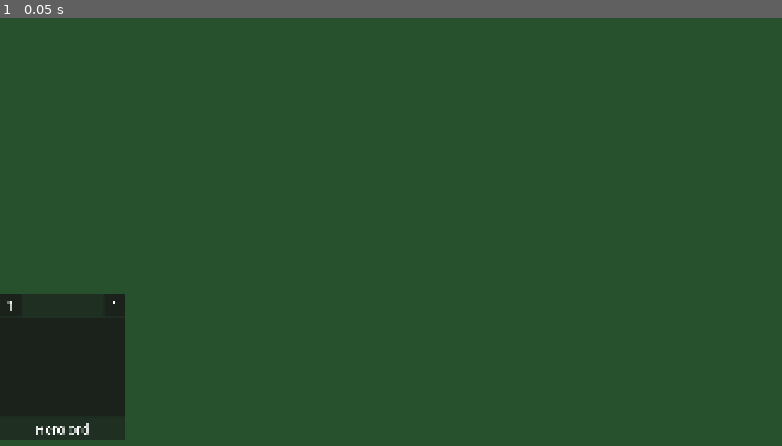
Above: before the commit, frame 1.
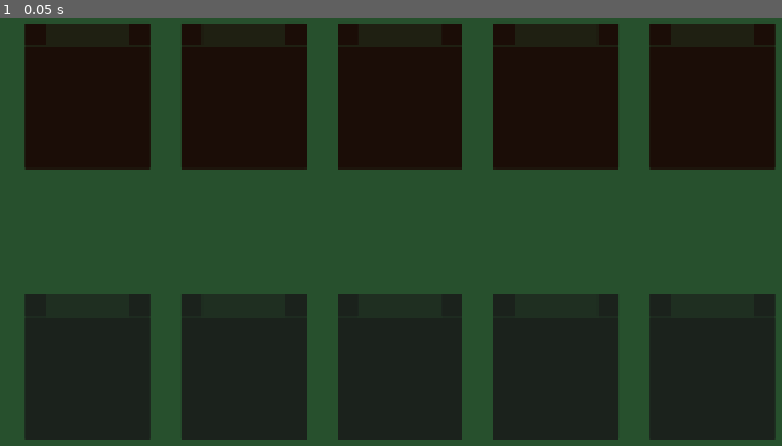
Above: after the commit, the same moment.

Repository: Castorfiber92/spelprojekt_jfk
Game: Godot game, scene res://Scenes/main.tscn
Two runs of this game, one before a commit and one after it. Both use one fixed random seed, a clock stepped at 60 frames per second and the inputs below.
Inputs:
- Up to frame 1 (0.05 s): no input

The runs differ from the first frame. In frame 1, 52% of the frame differs, in the area x 0-100%, y 1-99%.
Error after the commit: Invalid assignment of property or key 'visible' with value of type 'bool' on a base object of type 'Nil'. (res://Scenes/HeroSlot.gd:27)

Commit message:
Project version update, UI-work, Combat-manager
Updated project to 4.6 and continued working on UI and created a combat manager and made initial progress on that.

Diff:
--- a/Scenes/BaseUI.tscn
+++ /dev/null
@@ -1,70 +0,0 @@
-[gd_scene load_steps=2 format=3 uid="uid://4o0e327hk6p2"]
-
-[ext_resource type="Script" uid="uid://ca3k3itdo55gm" path="res://Scenes/HeroSlot.gd" id="1_va5en"]
-
-[node name="BaseUI" type="Control"]
-layout_mode = 3
-anchors_preset = 0
-metadata/_edit_use_anchors_ = true
-
-[node name="Background" type="ColorRect" parent="."]
-layout_mode = 0
-offset_right = 1920.0
-offset_bottom = 1080.0
-color = Color(0.15315554, 0.31289747, 0.1773814, 1)
-
-[node name="Active Heroers" type="HBoxContainer" parent="."]
-layout_mode = 0
-offset_top = 700.0
-offset_right = 1920.0
-offset_bottom = 1050.0
-theme_override_constants/separation = 230
-
-[node name="HeroSlot" type="PanelContainer" parent="Active Heroers"]
-custom_minimum_size = Vector2(300, 0)
-layout_mode = 2
-script = ExtResource("1_va5en")
-
-[node name="VBoxContainer" type="VBoxContainer" parent="Active Heroers/HeroSlot"]
-layout_mode = 2
-
-[node name="HBoxContainer" type="HBoxContainer" parent="Active Heroers/HeroSlot/VBoxContainer"]
-layout_mode = 2
-theme_override_constants/separation = 200
-
-[node name="HP" type="PanelContainer" parent="Active Heroers/HeroSlot/VBoxContainer/HBoxContainer"]
-custom_minimum_size = Vector2(50, 55)
-layout_mode = 2
-
-[node name="Label" type="Label" parent="Active Heroers/HeroSlot/VBoxContainer/HBoxContainer/HP"]
-layout_mode = 2
-theme_override_font_sizes/font_size = 30
-text = "1"
-horizontal_alignment = 1
-vertical_alignment = 1
-
-[node name="DAMAGE" type="PanelContainer" parent="Active Heroers/HeroSlot/VBoxContainer/HBoxContainer"]
-custom_minimum_size = Vector2(50, 0)
-layout_mode = 2
-
-[node name="Label" type="Label" parent="Active Heroers/HeroSlot/VBoxContainer/HBoxContainer/DAMAGE"]
-layout_mode = 2
-theme_override_font_sizes/font_size = 30
-text = "1"
-horizontal_alignment = 1
-vertical_alignment = 1
-
-[node name="PanelContainer" type="PanelContainer" parent="Active Heroers/HeroSlot/VBoxContainer"]
-layout_mode = 2
-size_flags_vertical = 3
-
-[node name="HeroName" type="Label" parent="Active Heroers/HeroSlot/VBoxContainer"]
-custom_minimum_size = Vector2(0, 50)
-layout_mode = 2
-size_flags_vertical = 8
-theme_override_font_sizes/font_size = 30
-text = "Herolord"
-horizontal_alignment = 1
-vertical_alignment = 1
-clip_text = true
-text_overrun_behavior = 3
--- /dev/null
+++ b/Scenes/Combat/CombatScene.tscn
@@ -0,0 +1,15 @@
+[gd_scene format=3 uid="uid://brnh2ovjq674m"]
+
+[ext_resource type="Script" uid="uid://b4p81aq7y3nu2" path="res://Scripts/Combat/CombatManager.gd" id="1_vhmsl"]
+[ext_resource type="PackedScene" uid="uid://4o0e327hk6p2" path="res://Scenes/Combat/CombatUI.tscn" id="2_8dwbb"]
+[ext_resource type="Script" uid="uid://cg6we33ta62qy" path="res://Scripts/Heroes/HeroData.gd" id="2_oin0j"]
+[ext_resource type="Resource" uid="uid://blppyby2i0jom" path="res://Resources/Hero/MrRabbitMonk.tres" id="3_exby7"]
+[ext_resource type="Resource" uid="uid://dvivwugrwh8vr" path="res://Resources/Hero/OrcHexblade.tres" id="4_x1lw5"]
+
+[node name="CombatManager" type="Node2D" unique_id=442684704 node_paths=PackedStringArray("combat_ui")]
+script = ExtResource("1_vhmsl")
+combat_ui = NodePath("CombatUI")
+player_heroes = Array[ExtResource("2_oin0j")]([ExtResource("3_exby7")])
+enemy_heroes = Array[ExtResource("2_oin0j")]([ExtResource("4_x1lw5")])
+
+[node name="CombatUI" parent="." unique_id=903688084 instance=ExtResource("2_8dwbb")]
--- /dev/null
+++ b/Scenes/Combat/CombatUI.tscn
@@ -0,0 +1,65 @@
+[gd_scene format=3 uid="uid://4o0e327hk6p2"]
+
+[ext_resource type="Script" uid="uid://c07ekn2q4ouo3" path="res://Scripts/Combat/CombatUI.gd" id="1_4u6w4"]
+[ext_resource type="PackedScene" uid="uid://cfo0bnhsgek7e" path="res://Scenes/HeroSlot.tscn" id="1_va5en"]
+
+[node name="CombatUI" type="Control" unique_id=903688084 node_paths=PackedStringArray("player_party", "enemy_party")]
+layout_mode = 3
+anchors_preset = 0
+script = ExtResource("1_4u6w4")
+player_party = NodePath("Player Heroes")
+enemy_party = NodePath("Enemy Heroes")
+metadata/_edit_use_anchors_ = true
+
+[node name="Background" type="ColorRect" parent="." unique_id=622324164]
+layout_mode = 0
+offset_right = 1920.0
+offset_bottom = 1080.0
+color = Color(0.15315554, 0.31289747, 0.1773814, 1)
+
+[node name="Player Heroes" type="HBoxContainer" parent="." unique_id=252388779]
+layout_mode = 0
+offset_left = 60.0
+offset_top = 700.0
+offset_right = 1860.0
+offset_bottom = 1050.0
+theme_override_constants/separation = 75
+
+[node name="HeroSlot" parent="Player Heroes" unique_id=1012603315 instance=ExtResource("1_va5en")]
+layout_mode = 2
+
+[node name="HeroSlot2" parent="Player Heroes" unique_id=279709608 instance=ExtResource("1_va5en")]
+layout_mode = 2
+
+[node name="HeroSlot3" parent="Player Heroes" unique_id=689312403 instance=ExtResource("1_va5en")]
+layout_mode = 2
+
+[node name="HeroSlot4" parent="Player Heroes" unique_id=1371394024 instance=ExtResource("1_va5en")]
+layout_mode = 2
+
+[node name="HeroSlot5" parent="Player Heroes" unique_id=301217383 instance=ExtResource("1_va5en")]
+layout_mode = 2
+
+[node name="Enemy Heroes" type="HBoxContainer" parent="." unique_id=225338066]
+modulate = Color(1, 0, 0, 1)
+layout_mode = 0
+offset_left = 60.0
+offset_top = 50.0
+offset_right = 1860.0
+offset_bottom = 400.0
+theme_override_constants/separation = 75
+
+[node name="HeroSlot" parent="Enemy Heroes" unique_id=449030312 instance=ExtResource("1_va5en")]
+layout_mode = 2
+
+[node name="HeroSlot2" parent="Enemy Heroes" unique_id=529867464 instance=ExtResource("1_va5en")]
+layout_mode = 2
+
+[node name="HeroSlot3" parent="Enemy Heroes" unique_id=1648733327 instance=ExtResource("1_va5en")]
+layout_mode = 2
+
+[node name="HeroSlot4" parent="Enemy Heroes" unique_id=122582950 instance=ExtResource("1_va5en")]
+layout_mode = 2
+
+[node name="HeroSlot5" parent="Enemy Heroes" unique_id=1907797751 instance=ExtResource("1_va5en")]
+layout_mode = 2
--- a/Scenes/HeroSlot.gd
+++ b/Scenes/HeroSlot.gd
@@ -1,12 +1,44 @@
 extends PanelContainer
+class_name HeroSlot
 
-var active_hero : Hero
-@onready var name_label : Label = $VBoxContainer/HeroName
-var namn : String = "Namn"
+@export var active_hero : Hero
+enum team {HERO_ENEMY, HERO_PLAYER}
+@export var hp_label : Label
+@export var damage_label : Label
+@export var name_label : Label
 
 func _ready() -> void:
 	update_info()
 
+func set_hero(hero : Hero):
+	active_hero = hero
+	update_info()
+
+func remove_hero():
+	active_hero = null
+	update_info()
+
+func toggle_visibility(show = true):
+	if show:
+		hp_label.visible = true
+		damage_label.visible = true
+		name_label.visible = true
+	else:
+		hp_label.visible = false
+		damage_label.visible = false
+		name_label.visible = false
+
 func update_info():
+	##We are callilng this whenever we need to update the labels
+	##First we check that there is, in fact, a active hero in the slot (error-check)
 	if active_hero != null:
+		##If there is, we convert the correct variables to strings and update the information
+		##First, we show the labels again
+		toggle_visibility()
+		hp_label.text = str(active_hero.current_HP)
+		damage_label.text = str(active_hero.current_damage)
 		name_label.text = active_hero.hero.name
+	else:
+		##If there is NO hero
+		##Hide the labels
+		toggle_visibility(false)
--- /dev/null
+++ b/Scenes/HeroSlot.tscn
@@ -0,0 +1,54 @@
+[gd_scene format=3 uid="uid://cfo0bnhsgek7e"]
+
+[ext_resource type="Script" uid="uid://ca3k3itdo55gm" path="res://Scenes/HeroSlot.gd" id="1_o71yv"]
+
+[node name="HeroSlot" type="PanelContainer" unique_id=1012603315 node_paths=PackedStringArray("hp_label", "damage_label", "name_label")]
+custom_minimum_size = Vector2(300, 0)
+script = ExtResource("1_o71yv")
+hp_label = NodePath("VBoxContainer/HBoxContainer/HP/Label")
+damage_label = NodePath("VBoxContainer/HBoxContainer/DAMAGE/Label")
+name_label = NodePath("VBoxContainer/HeroName")
+
+[node name="VBoxContainer" type="VBoxContainer" parent="." unique_id=1654008156]
+layout_mode = 2
+
+[node name="HBoxContainer" type="HBoxContainer" parent="VBoxContainer" unique_id=939122747]
+layout_mode = 2
+theme_override_constants/separation = 200
+
+[node name="HP" type="PanelContainer" parent="VBoxContainer/HBoxContainer" unique_id=1186184184]
+custom_minimum_size = Vector2(50, 55)
+layout_mode = 2
+
+[node name="Label" type="Label" parent="VBoxContainer/HBoxContainer/HP" unique_id=1511249777]
+layout_mode = 2
+theme_override_font_sizes/font_size = 30
+text = "1"
+horizontal_alignment = 1
+vertical_alignment = 1
+
+[node name="DAMAGE" type="PanelContainer" parent="VBoxContainer/HBoxContainer" unique_id=153483155]
+custom_minimum_size = Vector2(50, 0)
+layout_mode = 2
+
+[node name="Label" type="Label" parent="VBoxContainer/HBoxContainer/DAMAGE" unique_id=2067173947]
+layout_mode = 2
+theme_override_font_sizes/font_size = 30
+text = "1"
+horizontal_alignment = 1
+vertical_alignment = 1
+
+[node name="PanelContainer" type="PanelContainer" parent="VBoxContainer" unique_id=2008074770]
+layout_mode = 2
+size_flags_vertical = 3
+
+[node name="HeroName" type="Label" parent="VBoxContainer" unique_id=206726168]
+custom_minimum_size = Vector2(0, 50)
+layout_mode = 2
+size_flags_vertical = 8
+theme_override_font_sizes/font_size = 30
+text = "Herolord"
+horizontal_alignment = 1
+vertical_alignment = 1
+clip_text = true
+text_overrun_behavior = 3
--- a/Scenes/main.tscn
+++ b/Scenes/main.tscn
@@ -1,12 +1,12 @@
-[gd_scene load_steps=3 format=3 uid="uid://dyw3gk74lxop3"]
+[gd_scene format=3 uid="uid://dyw3gk74lxop3"]
 
 [ext_resource type="Script" uid="uid://beb5mhxxuniew" path="res://Scripts/main.gd" id="1_bo1nx"]
-[ext_resource type="PackedScene" uid="uid://4o0e327hk6p2" path="res://Scenes/BaseUI.tscn" id="1_ig7tw"]
+[ext_resource type="PackedScene" uid="uid://brnh2ovjq674m" path="res://Scenes/Combat/CombatScene.tscn" id="2_bo1nx"]
 
-[node name="Main" type="Node2D"]
+[node name="Main" type="Node2D" unique_id=588131158]
 script = ExtResource("1_bo1nx")
 
-[node name="Camera2D" type="Camera2D" parent="."]
+[node name="Camera2D" type="Camera2D" parent="." unique_id=396989118]
 anchor_mode = 0
 limit_enabled = false
 limit_left = 0
@@ -14,4 +14,4 @@
 limit_right = 1920
 limit_bottom = 1080
 
-[node name="BaseUI" parent="." instance=ExtResource("1_ig7tw")]
+[node name="CombatManager" parent="." unique_id=442684704 instance=ExtResource("2_bo1nx")]
--- a/Scripts/Behaviors/BehaviorData.gd
+++ b/Scripts/Behaviors/BehaviorData.gd
@@ -3,3 +3,8 @@
 
 @export var name : String
 var owner_hero: Hero
+
+##Below we will have functions for every event we want to check
+##which means on_hit, on_death, on_taking_damage etc etc.
+##Then, we create resources for each behaviorData and define what said behavior is doing on every
+##event.
--- /dev/null
+++ b/Scripts/Combat/CombatManager.gd
@@ -0,0 +1,60 @@
+extends Node
+class_name CombatManager
+
+@export var combat_ui : CombatUI
+@export var slots : Array[HeroSlot]
+##Below is temporary, for testing
+@export var player_heroes : Array[HeroData]
+@export var enemy_heroes : Array[HeroData]
+
+func _ready() -> void:
+	create_slots()
+
+func create_slots():
+	##Here we will create slots according to the playerparty (which does not exist right now)
+	## and according to what type of enemies we want to generate. Right now this is temporary,
+	## so that we might begin just testing it. The generating/loading we will cover later on.
+	load_player_party()
+	load_enemy_party()
+
+
+func set_hero(slot : HeroSlot, hero : Hero):
+	slot.active_hero = hero
+
+func remove_hero(slot : HeroSlot):
+	slot.active_hero = null
+
+func initialize_combat():
+	pass
+
+func load_player_party():
+	for i in player_heroes:
+		var slot = HeroSlot.new()
+		##Add it to the UI
+		combat_ui.player_party.add_child(slot)
+		##Assign the team to Player
+		slot.team = slot.team.HERO_PLAYER
+		##Add it to our array
+		slots.append(slot)
+		##Create a Hero class from the HeroData (so we don't mess up the Resource)
+		var hero = Hero.new()
+		##Set the Hero class data according to the HeroData in the array above
+		hero.hero = i
+		##Update the slot with the correct hero
+		set_hero(slot, hero)
+
+func load_enemy_party():
+	for i in enemy_heroes:
+		var slot = HeroSlot.new()
+		##Add it to the UI
+		combat_ui.enemy_party.add_child(slot)
+		##Assign the team to Player
+		slot.team = slot.team.HERO_ENEMY
+		##Add it to our array
+		slots.append(slot)
+		##Create a Hero class from the HeroData (so we don't mess up the Resource)
+		var hero = Hero.new()
+		##Set the Hero class data according to the HeroData in the array above
+		hero.hero = i
+		##Update the slot with the correct hero
+		set_hero(slot, hero)
--- /dev/null
+++ b/Scripts/Combat/CombatUI.gd
@@ -0,0 +1,5 @@
+extends Control
+class_name CombatUI
+
+@export var player_party : Control
+@export var enemy_party : Control
--- a/Scripts/Heroes/Hero.gd
+++ b/Scripts/Heroes/Hero.gd
@@ -28,7 +28,8 @@
 		behaviors[new_behavior.name] = new_behavior
 		return true
 	else:
-		##This check might be more confusing than not. Perhaps not needed.
+		##If it is already on the list, run error message
+		##(This check might be more confusing than not. Perhaps not needed.)
 		print("Behavior " + new_behavior.name + "already exists in the dict.")
 		return false
 
--- a/project.godot
+++ b/project.godot
@@ -8,11 +8,15 @@
 
 config_version=5
 
+[animation]
+
+compatibility/default_parent_skeleton_in_mesh_instance_3d=true
+
 [application]
 
 config/name="Spelprojekt JFK"
 run/main_scene="uid://dyw3gk74lxop3"
-config/features=PackedStringArray("4.5", "Mobile")
+config/features=PackedStringArray("4.6", "Mobile")
 
 [display]
 
Not shown, added: Scripts/Combat/CombatManager.gd.uid
Not shown, added: Scripts/Combat/CombatUI.gd.uid
